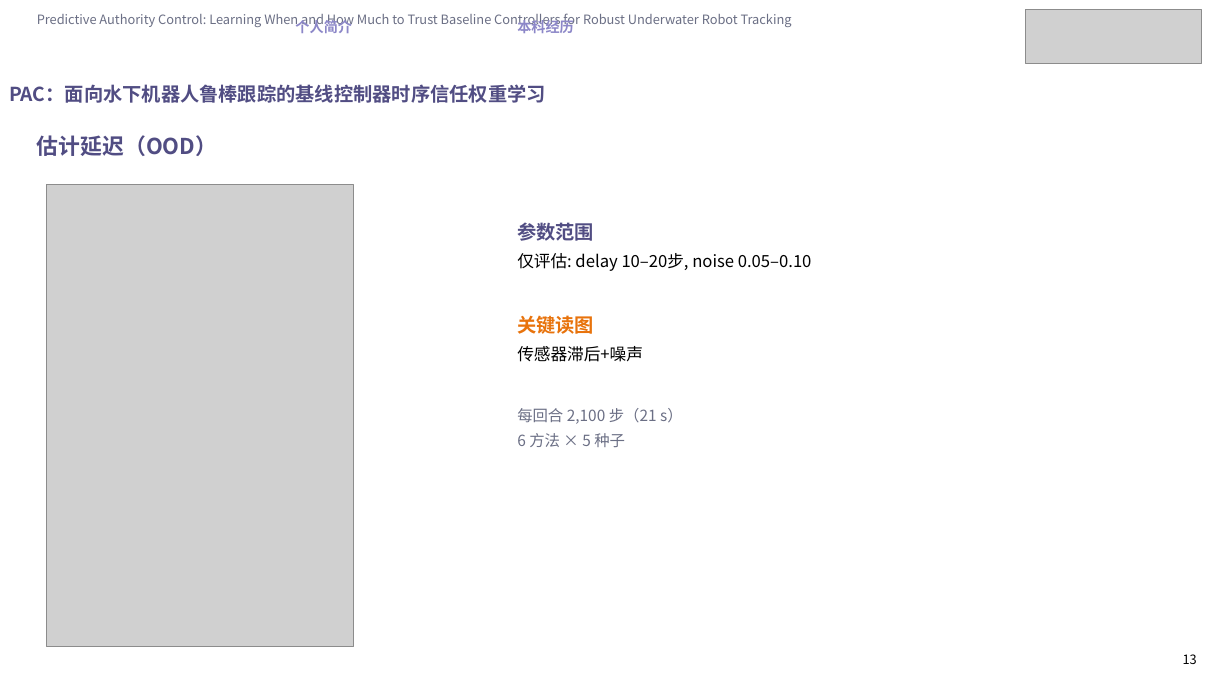
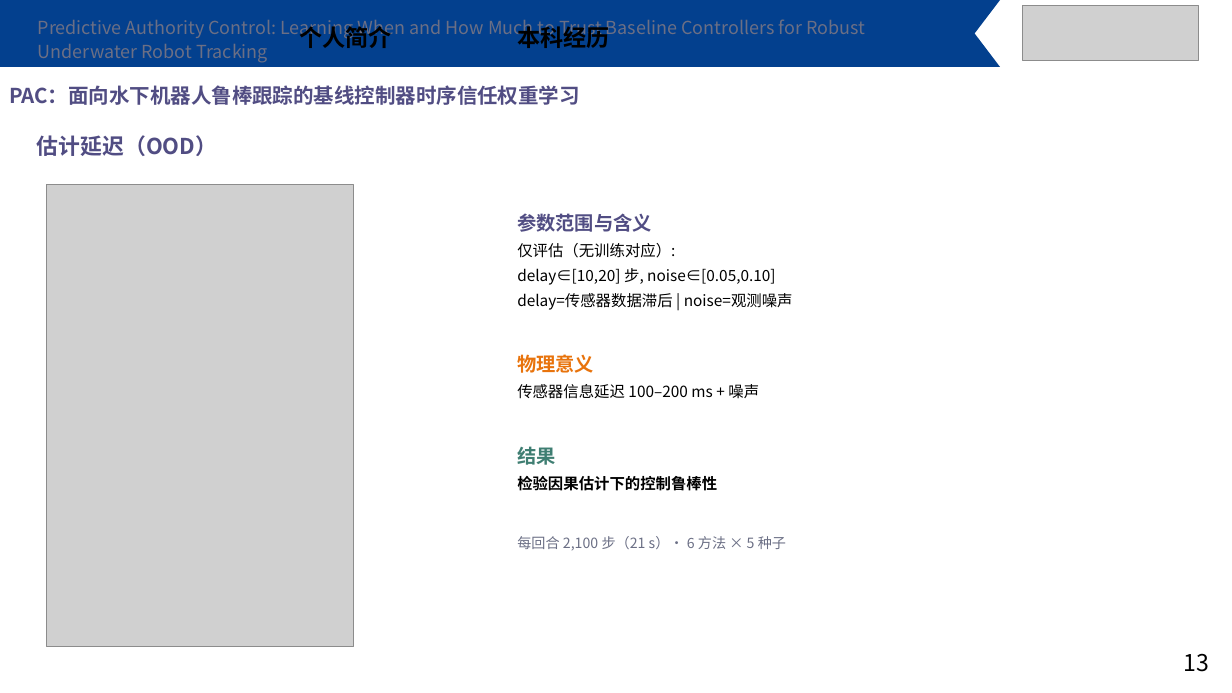
Before and after one commit to Jiacheng-Tian/predictive-authority-control, a slide deck: slide 13 of paper/PAC_组会答辩_完整版.pptx. Drawn at 1232x693 pixels with LibreOffice and Linux fonts; fonts in the diff are those of the drawing; grey boxes stand for pictures. Boxes give left, top, right and bottom in pixels: in the first picture for what was removed or moved away, otherwise in the second. Text is boxed around its words. In the diff, an @@ line names an element or a change of style, - is before the commit and + after.

Commit message:
defense: rebuild new slides with template fidelity + LaTeX formulas + param explanations
Three fixes per user feedback:
1. Template fidelity: FREEFORM decorative header bar copied from template
   slide to all new slides; nav tabs, logo, title bar, and page numbers
   use exact template positions and font sizes
2. LaTeX formulas: reward function, residual head, and blend equation
   rendered as mathtext PNG images (matplotlib, 300 dpi, Computer Modern)
   and inserted as pictures — no more plain-text formulas
3. Parameter explanations: every symbol now has a Chinese explanation
   in the table (w_e='位置误差权重', γ='折扣因子', τ='目标网络软更新率', etc.);
   gallery pages explain physical meaning of each parameter
   (mass='质量缩放因子', ρ='AR(1)自相关系数', θ='OU回归速率', etc.)

QA: 19 slides, 20/20 content probes pass, LibreOffice renders 19 pages.

```diff
--- a/paper/PAC_组会答辩_完整版.pptx
+++ b/paper/PAC_组会答辩_完整版.pptx
@@ freeform shape added at bbox=[0, 0, 1000, 67], fill #03408E @@
@@ text "Predictive Authority Control: Learning When ..." at bbox=[38, 19, 865, 63]: size 10 to 14 pt @@
@@ text "个人简介" at bbox=[299, 22, 391, 48]: size 11 to 18 pt, text colour #8C87C8 to #000000 @@
@@ text "本科经历" at bbox=[517, 22, 609, 48]: size 11 to 18 pt, text colour #8C87C8 to #000000 @@
@@ picture: place and size @@
-picture at bbox=[1026, 9, 1202, 64]
+picture at bbox=[1023, 6, 1199, 60]
@@ text "PAC：面向水下机器人鲁棒跟踪的基线控制器时序信任权重学习" at bbox=[9, 85, 580, 105]: size 15 to 16 pt @@
@@ text at bbox=[517, 213, 793, 550]: text changed; size 13 to 12 pt @@
-参数范围
-仅评估: delay 10–20步, noise 0.05–0.10
-关键读图
-传感器滞后+噪声
-每回合 2,100 步（21 s）
-6 方法 × 5 种子
+参数范围与含义
+仅评估（无训练对应）:
+delay∈[10,20] 步, noise∈[0.05,0.10]
+delay=传感器数据滞后 | noise=观测噪声
+物理意义
+传感器信息延迟 100–200 ms + 噪声
+结果
+检验因果估计下的控制鲁棒性
+每回合 2,100 步（21 s）· 6 方法 × 5 种子
@@ text "13" at bbox=[1183, 653, 1209, 672]: size 10 to 18 pt @@
```
Also in this commit, not shown: 10 other slides changed, 4 other files.
